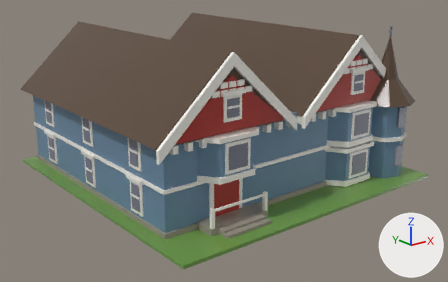
Before and after pictures for a commit that changed the glTF model assets/managed-models/buildings/house-2x2-2f-victorian-a/house-2x2-2f-victorian-a.glb.
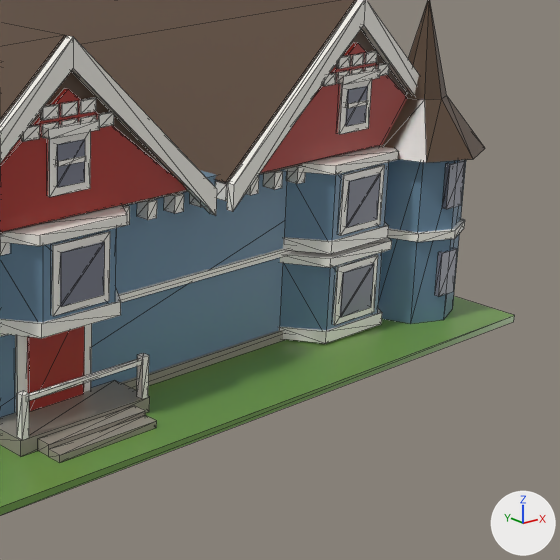
Old and new are each drawn whole from a camera (50 mm lens) standing at (-2.5, -3.19, 1.47) and looking at (-0.02, -0.09, 0.23) and again close up on the part from 45% to 100% of the width and 13% to 100% of the height. Lighting does not change. The marker at lower right points along +X, +Y and +Z. The first two pictures are the older version. The close-ups show mesh edges as thin lines. Vertices at exactly the same position are counted once.

Script lines for the objects in view, before the commit:
```python
me_house_2x2_2f_victorian_a = bpy.data.meshes.new('house-2x2-2f-victorian-a')
me_house_2x2_2f_victorian_a.from_pydata(...)  # 1207 vertices, 1830 faces; spans x -1.0..1.0, y -1.0..1.0, z 0.0..0.99
me_house_2x2_2f_victorian_a.materials.append(mat_m_house_2x2_2f_victorian_a)
ob_house_2x2_2f_victorian_a = bpy.data.objects.new('house-2x2-2f-victorian-a', me_house_2x2_2f_victorian_a)
ob_house_2x2_2f_victorian_a.location = (0.0, 0.0, 0.0)
```
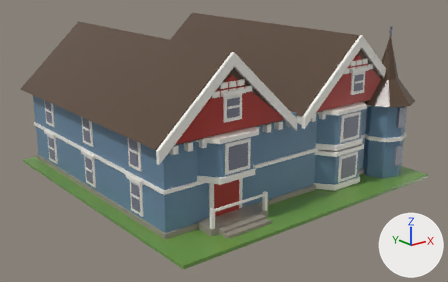
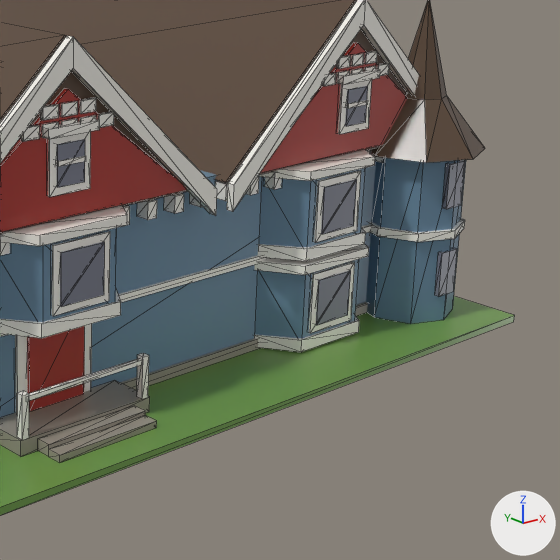
Pixel boxes (x1, y1, x2, y2) of what changed, in the close-ups (560 x 560 px; the box of a moved part takes in the faces that stretch with it):
part 1 of me_house_2x2_2f_victorian_a, moved or reshaped
    before: (280, 252, 382, 330)
    after: (255, 259, 359, 338)
part 2 of me_house_2x2_2f_victorian_a, moved or reshaped
    before: (280, 238, 392, 268)
    after: (254, 244, 369, 275)
part 3 of me_house_2x2_2f_victorian_a, moved or reshaped
    before: (279, 308, 382, 344)
    after: (254, 316, 359, 352)
part 4 of me_house_2x2_2f_victorian_a, moved or reshaped
    before: (340, 263, 374, 317)
    after: (316, 270, 351, 325)
part 5 of me_house_2x2_2f_victorian_a, moved or reshaped
    before: (333, 255, 378, 325)
    after: (309, 262, 355, 333)
part 6 of me_house_2x2_2f_victorian_a, moved or reshaped
    before: (285, 162, 389, 240)
    after: (259, 168, 365, 247)
part 7 of me_house_2x2_2f_victorian_a, moved or reshaped
    before: (285, 146, 399, 175)
    after: (259, 149, 375, 181)
part 8 of me_house_2x2_2f_victorian_a, moved or reshaped
    before: (283, 222, 389, 254)
    after: (258, 228, 366, 261)
part 9 of me_house_2x2_2f_victorian_a, moved or reshaped
    before: (346, 173, 381, 228)
    after: (321, 179, 357, 234)
part 10 of me_house_2x2_2f_victorian_a, moved or reshaped
    before: (339, 165, 385, 236)
    after: (314, 171, 361, 243)

Diff of the bpy script that builds the scene:
```diff
--- a/assets/managed-models/buildings/house-2x2-2f-victorian-a/house-2x2-2f-victorian-a.glb.py
+++ b/assets/managed-models/buildings/house-2x2-2f-victorian-a/house-2x2-2f-victorian-a.glb.py
@@ me_house_2x2_2f_victorian_a @@
 me_house_2x2_2f_victorian_a.from_pydata(...)  # 1207 vertices, 1830 faces; spans x -1.0..1.0, y -1.0..1.0, z 0.0..0.99
 # used by ob_house_2x2_2f_victorian_a; location = (0.0, 0.0, 0.0)
+# me_house_2x2_2f_victorian_a part 1: the loose piece of 8 vertices spanning x 0.31..0.69, y -0.8..-0.7, z 0.04..0.25 is moved by (-0.1, 0.0, 0.0)
+# me_house_2x2_2f_victorian_a part 2: the loose piece of 8 vertices spanning x 0.29..0.71, y -0.81..-0.69, z 0.25..0.28 is moved by (-0.1, 0.0, 0.0)
+# me_house_2x2_2f_victorian_a part 3: the loose piece of 8 vertices spanning x 0.3..0.7, y -0.81..-0.69, z 0.03..0.06 is moved by (-0.1, 0.0, 0.0)
+# me_house_2x2_2f_victorian_a part 4: the loose piece of 8 vertices spanning x 0.44..0.56, y -0.81..-0.8, z 0.09..0.22 is moved by (-0.1, 0.0, 0.0)
+# me_house_2x2_2f_victorian_a part 5: the loose piece of 8 vertices spanning x 0.41..0.58, y -0.81..-0.8, z 0.07..0.24 is moved by (-0.1, 0.0, 0.0)
+# me_house_2x2_2f_victorian_a part 6: the loose piece of 8 vertices spanning x 0.31..0.69, y -0.8..-0.7, z 0.3..0.51 is moved by (-0.1, 0.0, 0.0)
+# me_house_2x2_2f_victorian_a part 7: the loose piece of 8 vertices spanning x 0.29..0.71, y -0.81..-0.69, z 0.51..0.54 is moved by (-0.1, 0.0, 0.0)
+# me_house_2x2_2f_victorian_a part 8: the loose piece of 8 vertices spanning x 0.3..0.7, y -0.81..-0.69, z 0.28..0.32 is moved by (-0.1, 0.0, 0.0)
+# me_house_2x2_2f_victorian_a part 9: the loose piece of 8 vertices spanning x 0.44..0.56, y -0.81..-0.8, z 0.35..0.48 is moved by (-0.1, 0.0, 0.0)
+# me_house_2x2_2f_victorian_a part 10: the loose piece of 8 vertices spanning x 0.41..0.58, y -0.81..-0.8, z 0.33..0.5 is moved by (-0.1, 0.0, 0.0)
 me_house_2x2_2f_victorian_a.materials.append(mat_m_house_2x2_2f_victorian_a)
```
